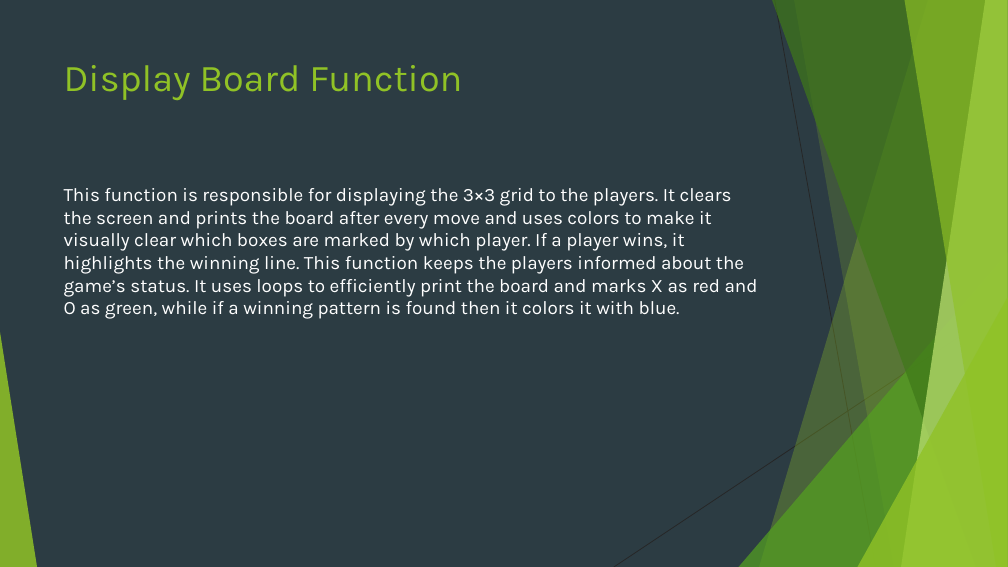
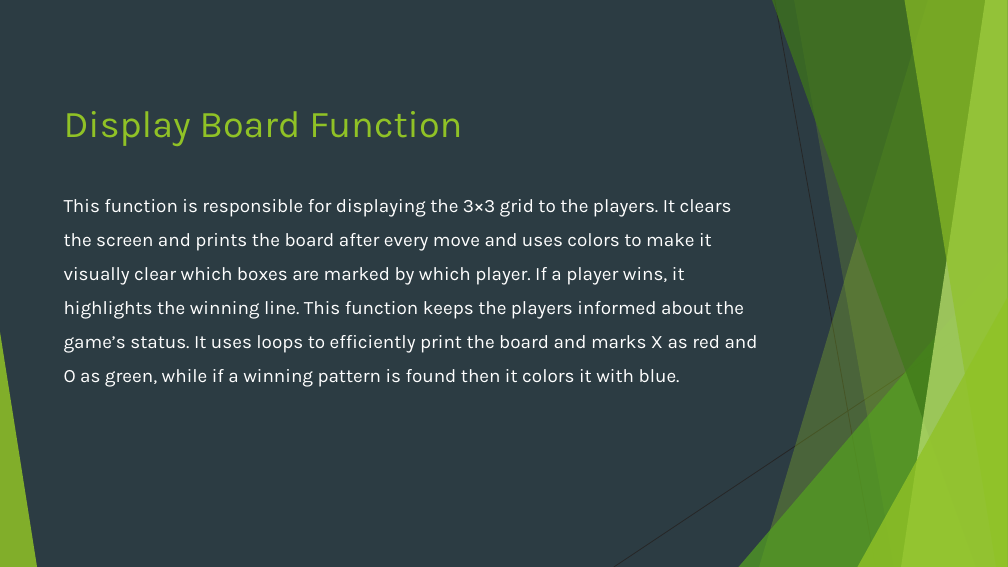
Before and after one commit to taha-ahmed-mallick/PF-fall25, a slide deck: slide 7 of CCP/presentation/presentation.pptx. Drawn at 1008x567 pixels with LibreOffice and Linux fonts; fonts in the diff are those of the drawing. Boxes give left, top, right and bottom in pixels: in the first picture for what was removed or moved away, otherwise in the second. Text is boxed around its words. In the diff, an @@ line names an element or a change of style, - is before the commit and + after.

```diff
--- a/CCP/presentation/presentation.pptx
+++ b/CCP/presentation/presentation.pptx
@@ title "Display Board Function": place and size @@
-title "Display Board Function" at [64, 65, 462, 100]
+title "Display Board Function" at [64, 111, 462, 146]
@@ text "This function is responsible for ..." at [64, 199, 758, 387]: line spacing 1 to 1.5 @@
```
Also in this commit, not shown: 7 other slides changed, 9 slides added, 2 other files.
